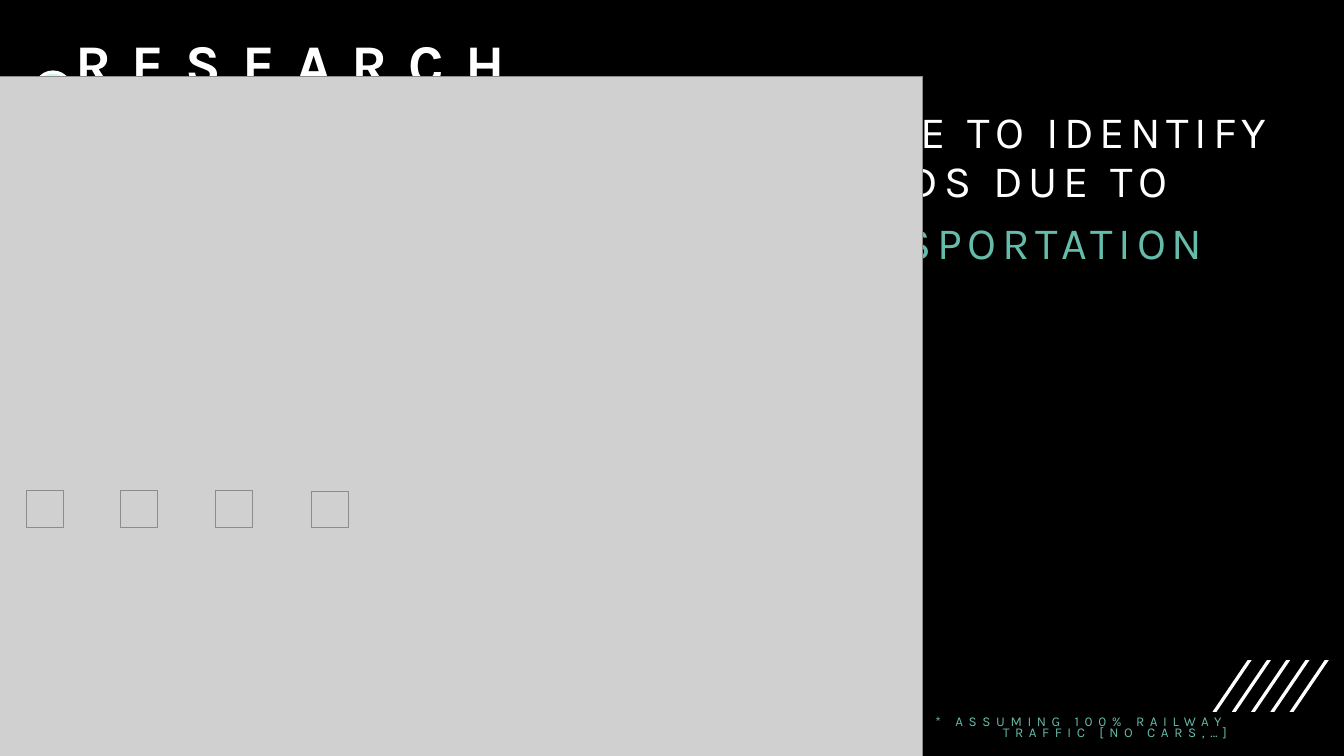
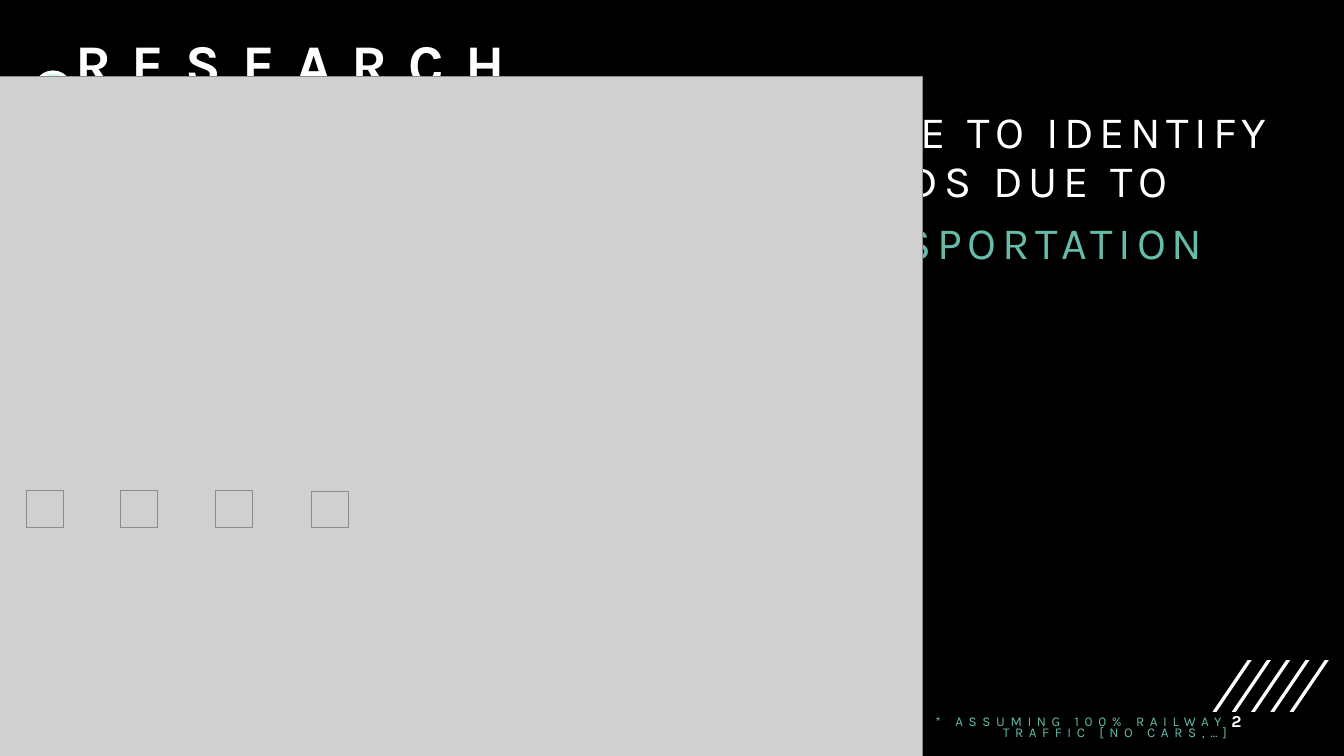
Before and after one commit to RBEGamer/DataScienceIISeminar, a slide deck: slide 2 of presentation/DSII_FINAL.pptx. Drawn at 1344x756 pixels with LibreOffice and Linux fonts; fonts in the diff are those of the drawing; grey boxes stand for pictures. Boxes give left, top, right and bottom in pixels: in the first picture for what was removed or moved away, otherwise in the second. Text is boxed around its words. In the diff, an @@ line names an element or a change of style, - is before the commit and + after.

Commit message:
added presentation

```diff
--- a/presentation/DSII_FINAL.pptx
+++ b/presentation/DSII_FINAL.pptx
@@ page number added at <box>1231,716,1241,727</box>, 12 pt, text #FFFFFF, bold @@
+2
```
Also in this commit, not shown: 4 other slides changed, 9 slides added, 16 slides removed, 6 other files.
